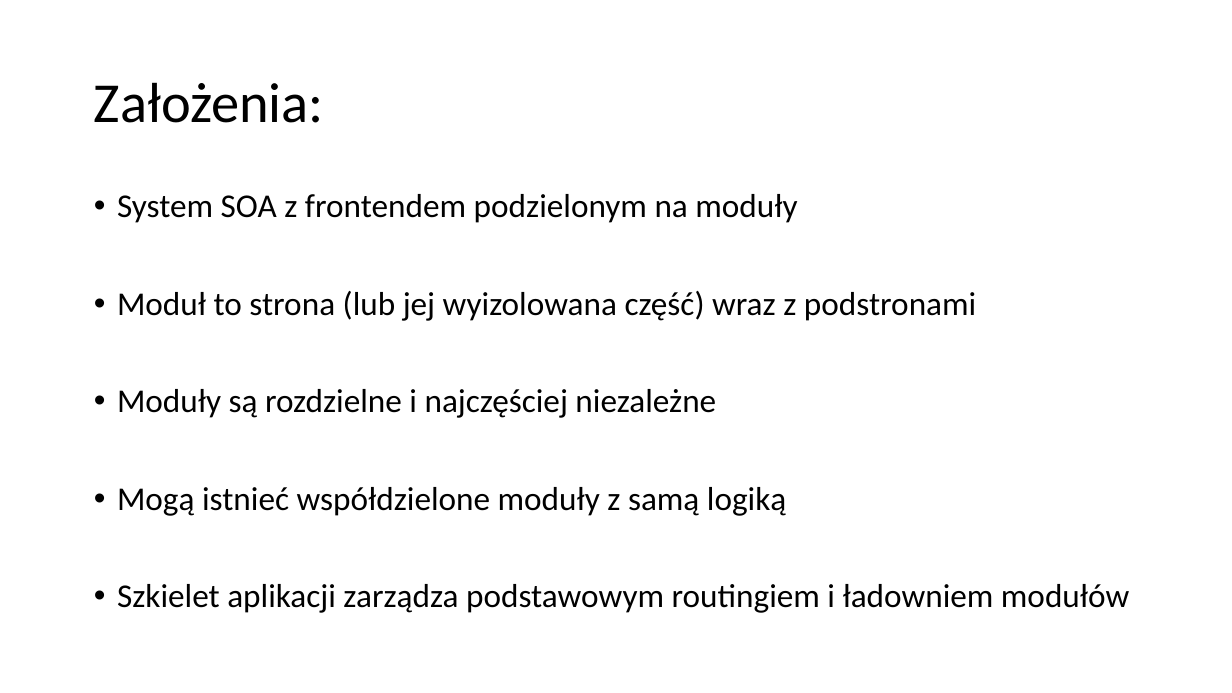
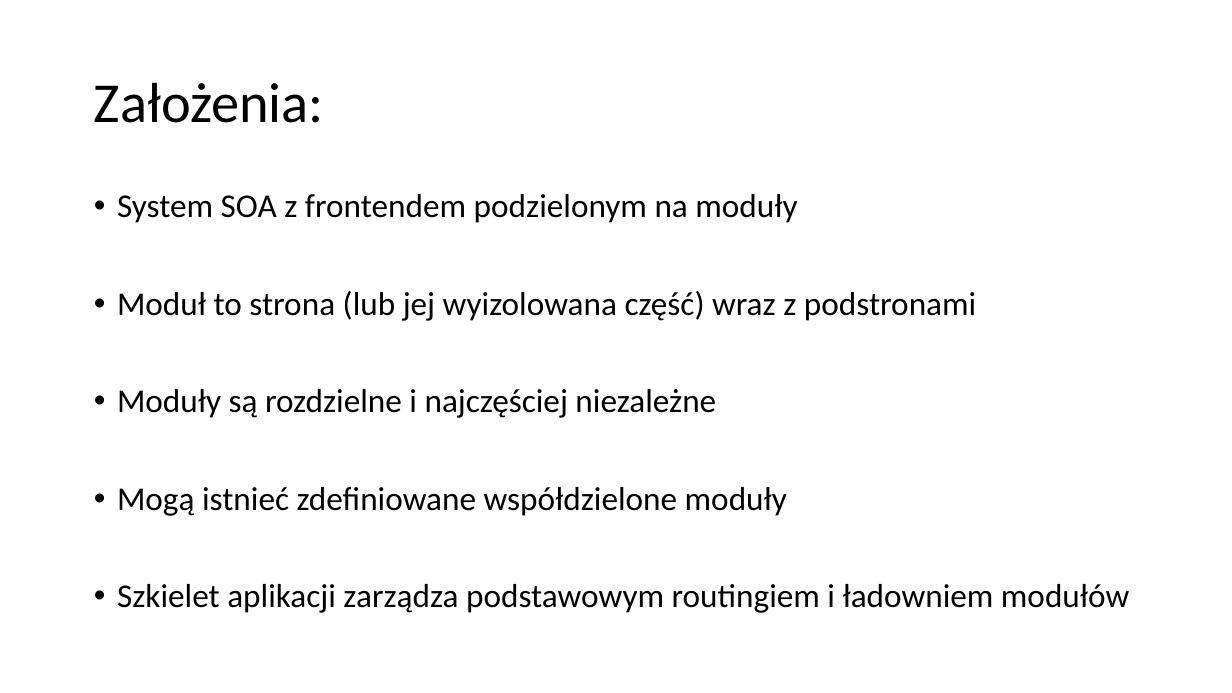
Before and after one commit to padzikm/NewTechModules, a slide deck: slide 4 of Presentation.pptx. Drawn at 1232x693 pixels with LibreOffice and Linux fonts; fonts in the diff are those of the drawing. Boxes give left, top, right and bottom in pixels: in the first picture for what was removed or moved away, otherwise in the second. Text is boxed around its words. In the diff, an @@ line names an element or a change of style, - is before the commit and + after.

```diff
--- a/Presentation.pptx
+++ b/Presentation.pptx
@@ text at (117, 487, 787, 516): text changed @@
-• Mogą istnieć współdzielone moduły z samą logiką
+• Mogą istnieć zdefiniowane współdzielone moduły
```
Also in this commit, not shown: 2 other files.
